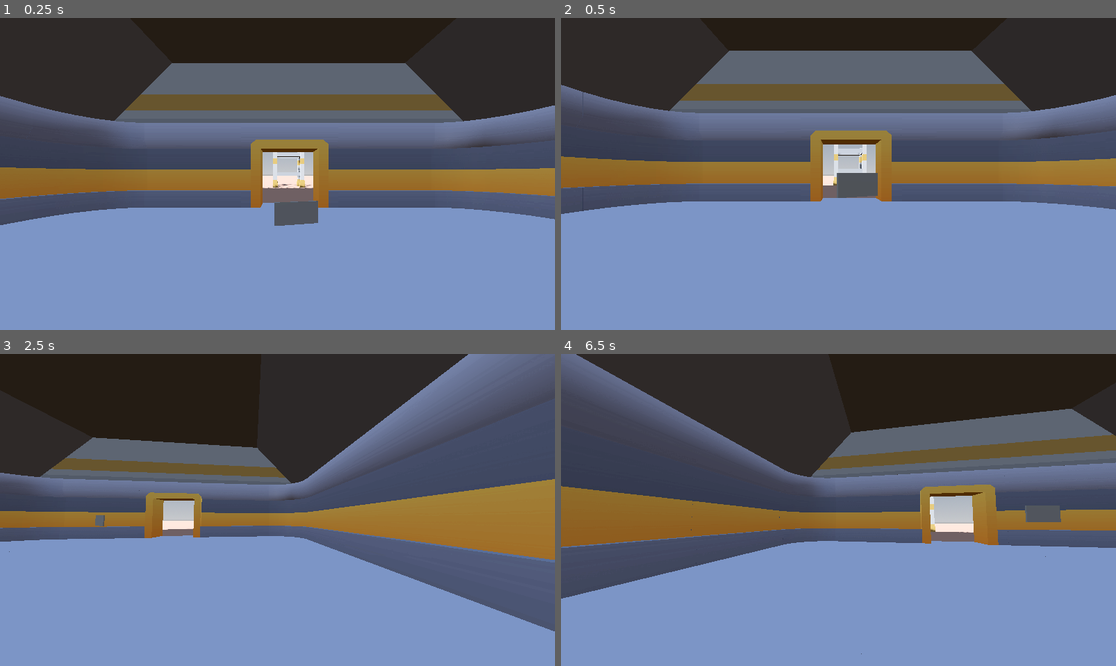
Above: before the commit, frames 1-4 (two rows, left to right).
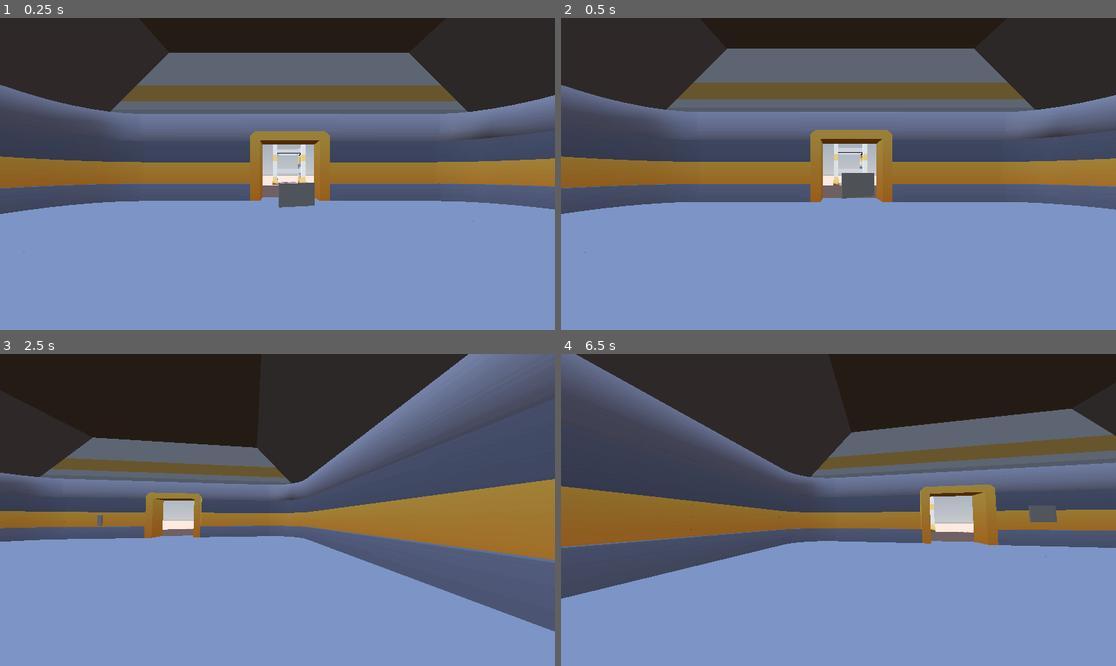
Above: after the commit, the same moments.

Repository: jnguyen2207/MeepmorpsJourney
Game: Godot game, scene res://game.tscn
Two runs of this game, one before a commit and one after it. Both use one fixed random seed, a clock stepped at 60 frames per second and the inputs below.
Inputs (mouse positions are in pixels of both pictures, inside the frame that each line leads up to):
- Up to frame 1 (0.25 s): no input
- Up to frame 2 (0.5 s): no input
- Up to frame 3 (2.5 s): move the mouse to (305, 510) at 0.52 s; hold Right (ui_right) 0.53-1.28 s; hold Shift (sprint) 0.53-1.28 s; move the mouse to (249, 510) at 1.27 s; hold Left (ui_left) 1.28-2.03 s; tap Shift (sprint) at 1.35 s; move the mouse to (288, 503) at 2.02 s; hold Right (ui_right) from 2.03 s (still down); hold Shift (sprint) from 2.03 s (still down)
- Up to frame 4 (6.5 s): move the mouse to (832, 516) at 2.77 s; release Shift (sprint) at 2.78 s; tap Shift (sprint) at 2.85, 4.35, 5.85 s; move the mouse to (877, 513) at 3.52 s; release Right (ui_right) at 3.53 s; hold Shift (sprint) 3.53-4.28 s; hold Left (ui_left) 3.53-5.78 s; move the mouse to (794, 506) at 4.27 s; move the mouse to (844, 510) at 5.02 s; hold Shift (sprint) 5.03-5.78 s; move the mouse to (816, 503) at 5.77 s; hold Right (ui_right) from 5.78 s (still down)

The runs differ from the first frame. In frame 1, 19% of the frame differs, in the area x 0-100%, y 11-76%; in frame 2, 2.0%; in frame 3, less than 0.1%; in frame 4, less than 0.1%.

Commit message:
Update game.tscn

Diff:
--- a/game.tscn
+++ b/game.tscn
@@ -43,7 +43,7 @@
 shadow_enabled = true
 
 [node name="player" type="CharacterBody3D" parent="."]
-transform = Transform3D(0.655623, 0, 0, 0, 0.655623, 0, 0, 0, 0.655623, -9, 0.619483, 29.0103)
+transform = Transform3D(0.655623, 0, 0, 0, 0.655623, 0, 0, 0, 0.655623, -9, 0.00781739, 29.0103)
 script = ExtResource("1_gmsjb")
 metadata/_edit_group_ = true
 
@@ -201,7 +201,7 @@
 transform = Transform3D(1, 0, 0, 0, 1, 0, 0, 0, 1, -8.5, 0, 20.655)
 
 [node name="Node3D" type="Node3D" parent="."]
-transform = Transform3D(1.61299, 0, 0, 0, 1.61299, 0, 0, 0, 1.61299, -8.6944, 1, 26)
+transform = Transform3D(1.29039, 0, 0, 0, 1.61299, 0, 0, 0, 1.54847, -8.6944, 1, 26)
 
 [node name="key" parent="Node3D" instance=ExtResource("14_7qf4f")]
 transform = Transform3D(2.341, 0, 0, 0, 2.341, 0, 0, 0, 2.341, 0, 0, 0)
